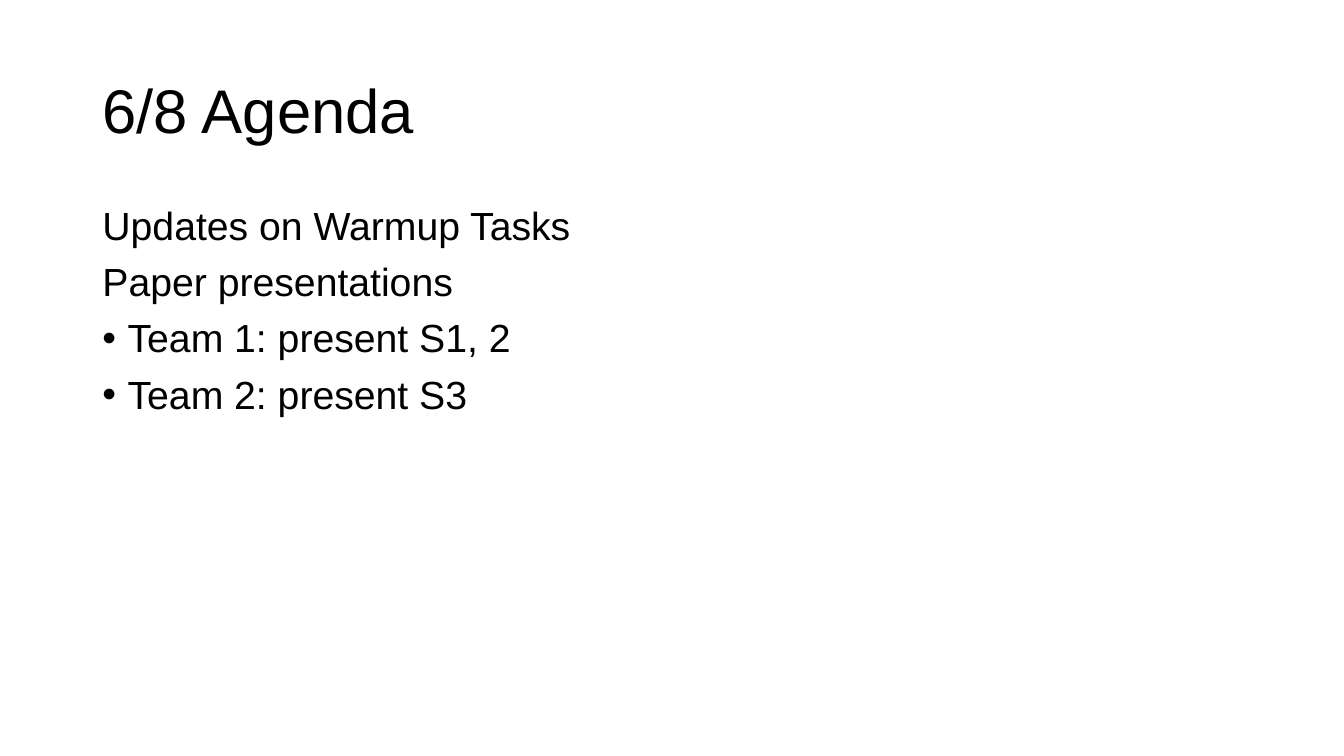
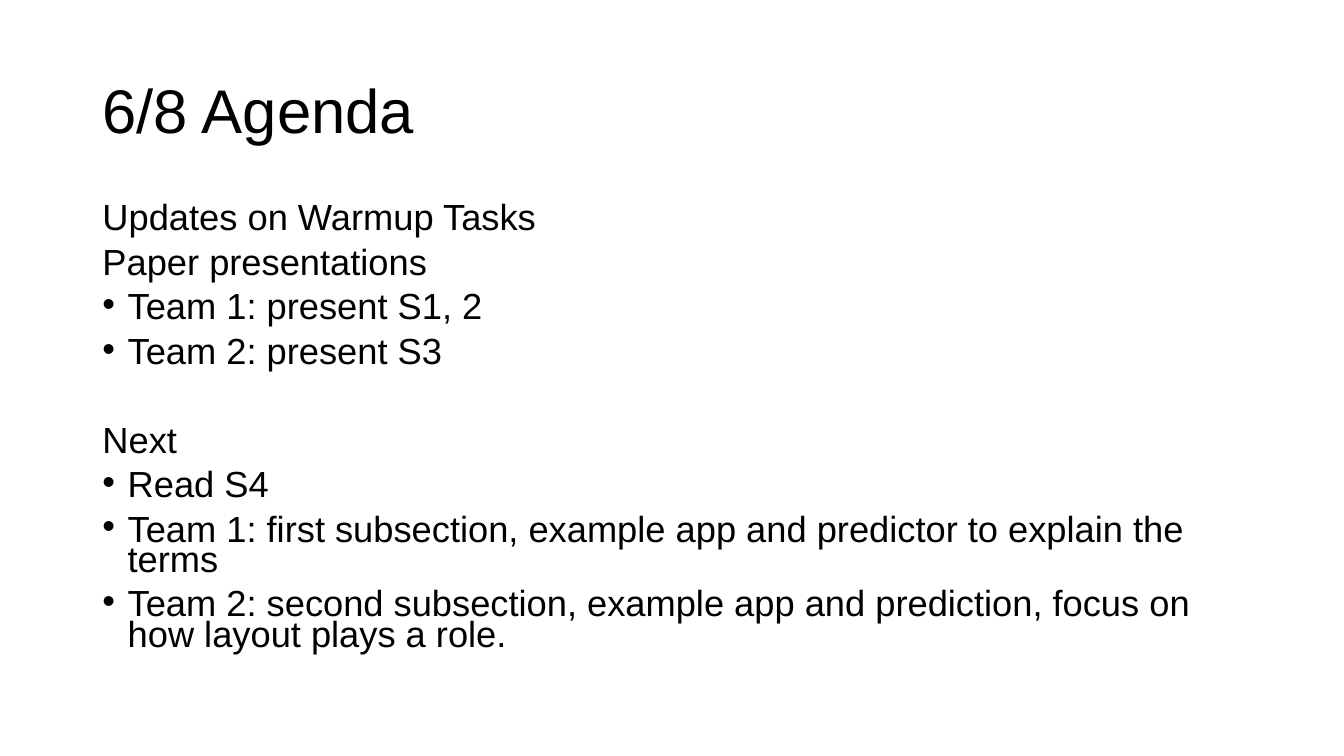
Before and after one commit to cudbg/summer20, a slide deck: slide 3 of lecnotes/section_kha.pptx. Drawn at 1344x756 pixels with LibreOffice and Linux fonts; fonts in the diff are those of the drawing. Boxes give left, top, right and bottom in pixels: in the first picture for what was removed or moved away, otherwise in the second. Text is boxed around its words. In the diff, an @@ line names an element or a change of style, - is before the commit and + after.

```diff
--- a/lecnotes/section_kha.pptx
+++ b/lecnotes/section_kha.pptx
@@ text at box(102, 203, 536, 370): size 28 to 25.9 pt in "Updates on Warmup Tasks", "Paper presentations", "Team 1: present S1, 2", "Team 2: present S3"; line spacing 0.9 to 0.7 @@
@@ text at box(102, 428, 1189, 654): paragraphs added @@
+Next
+• Read S4
+• Team 1: first subsection, example app and predictor to explain the terms
+• Team 2: second subsection, example app and prediction, focus on how layout plays a role.
```
Also in this commit, not shown: 1 slide removed.
